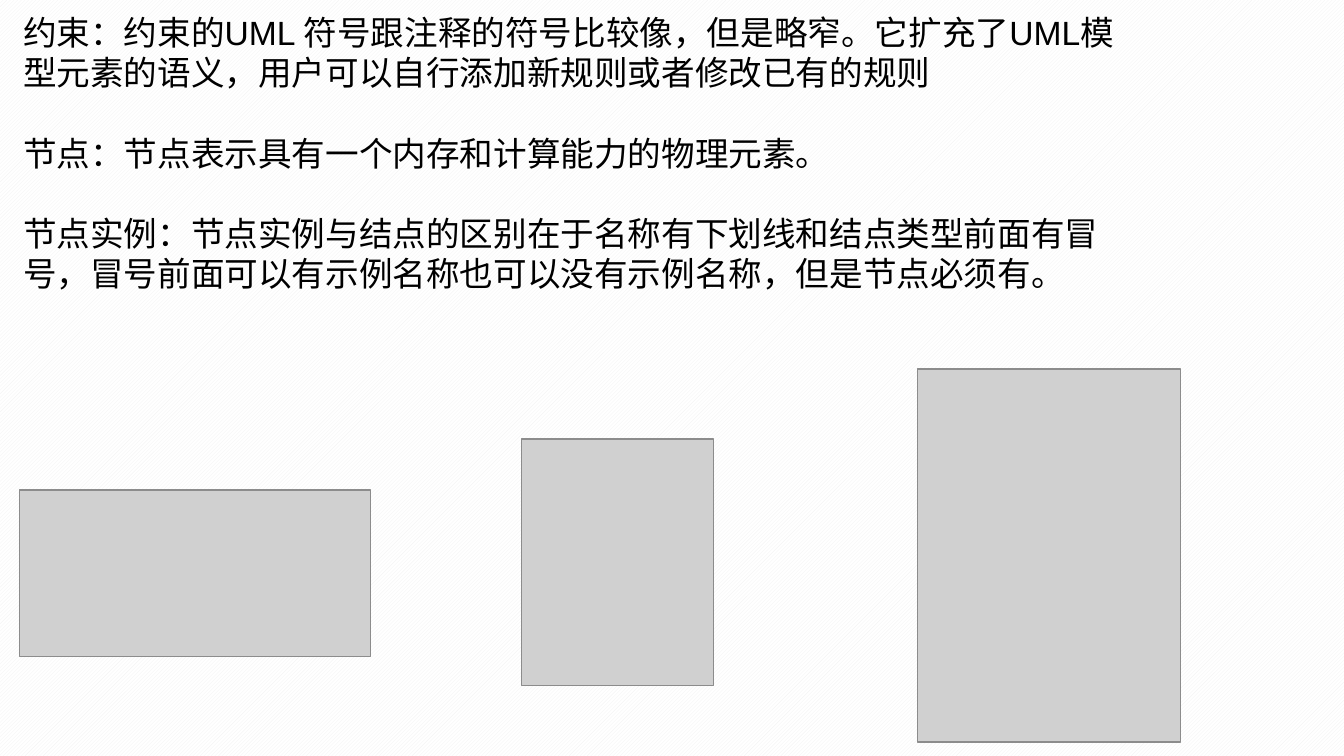
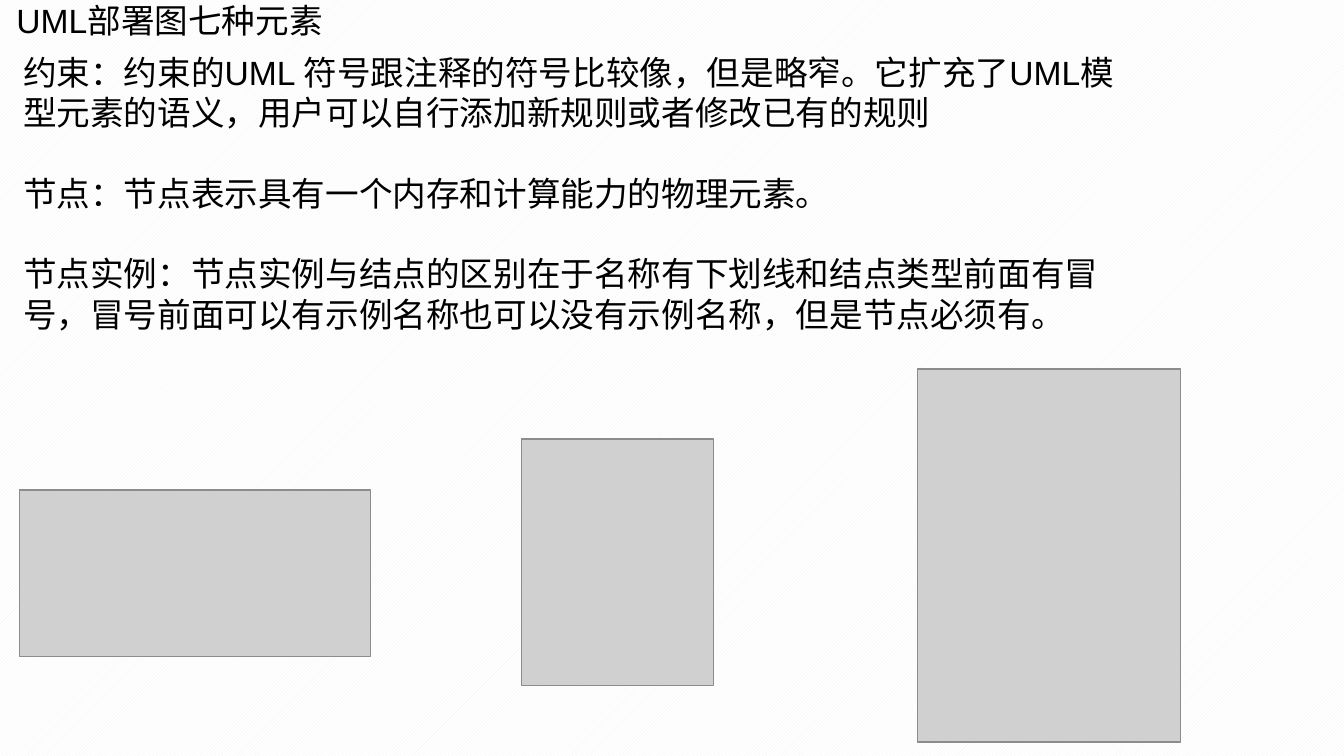
Before and after one commit to PRD2018-G10/TeachingAssistWebsiteProject, a slide deck: slide 55 of 非受控文档/2翻转PPT/PRD2018-G10-UML基础I.pptx (slide 56 before the commit). Drawn at 1344x756 pixels with LibreOffice and Linux fonts; fonts in the diff are those of the drawing; grey boxes stand for pictures; background and template pictures are left out. Boxes give left, top, right and bottom in pixels: in the first picture for what was removed or moved away, otherwise in the second. Text is boxed around its words. In the diff, an @@ line names an element or a change of style, - is before the commit and + after.

```diff
--- a/非受控文档/2翻转PPT/PRD2018-G10-UML基础I.pptx
+++ b/非受控文档/2翻转PPT/PRD2018-G10-UML基础I.pptx
@@ text "约束：约束的UML 符号跟注释的符号比较像，但是略窄。它扩充了UML模型元素的语义，用户可以自行添加新规则或者修改已有的 ...": place and size @@
-text "约束：约束的UML 符号跟注释的符号比较像，但是略窄。它扩充了UML模型元素的语义，用户可以自行添加新规则或者修改已有的 ..." at <box>23,16,1114,290</box>
+text "约束：约束的UML 符号跟注释的符号比较像，但是略窄。它扩充了UML模型元素的语义，用户可以自行添加新规则或者修改已有的 ..." at <box>23,56,1114,331</box>
@@ text added at <box>16,7,322,36</box>, 18 pt, text #000000 @@
+UML部署图七种元素
```
Also in this commit, not shown: 9 other slides changed, 4 slides added, 5 slides removed.
